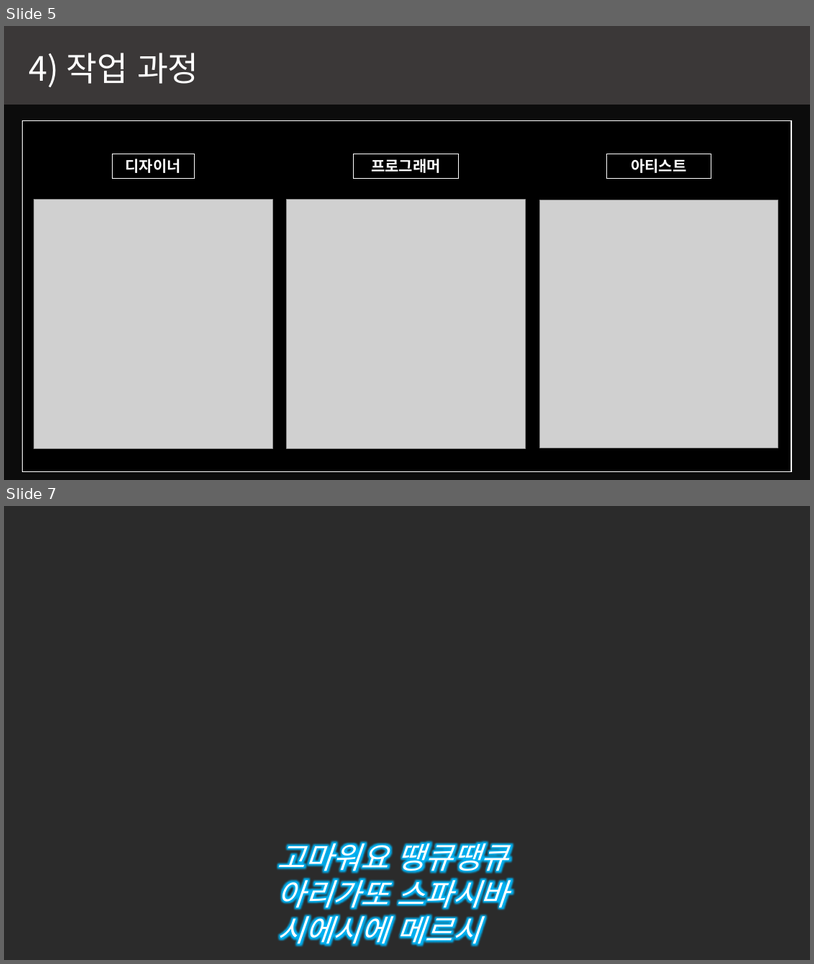
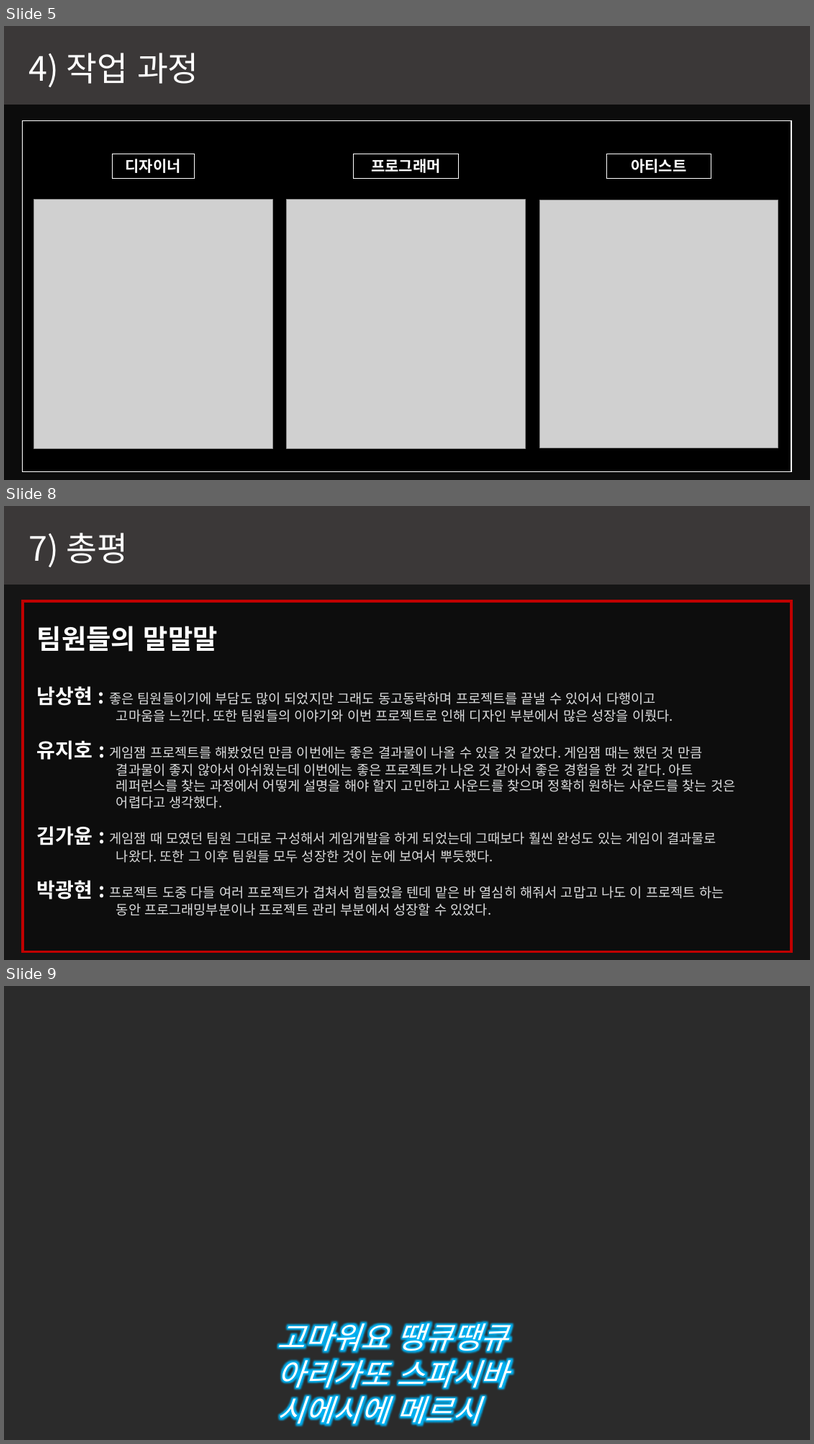
Before and after one commit to kjpark102312/Jagu_Agis, a slide deck: Presentation/AGIS 발표자료.pptx. Shown one above the other, each under a label of ours: slides 5 and 7 before the commit, slides 5, 8 and 9 after it; the slides between them are not shown. The pictures are 814x964 and 814x1444 pixels, drawn with LibreOffice and Linux fonts; fonts in the diff are those of the drawing; grey boxes stand for pictures; background and template pictures are left out; a plain dark background stands for a picture behind light text. Boxes give left, top, right and bottom in pixels: in the first picture for what was removed or moved away, otherwise in the second. Text is boxed around its words. In the diff, an @@ line names an element or a change of style, - is before the commit and + after.

```diff
--- a/Presentation/AGIS 발표자료.pptx
+++ b/Presentation/AGIS 발표자료.pptx
@@ slide 8 added at (x1=4, y1=506, x2=810, y2=960), background picture (left out) @@
@@ rectangle added at (x1=4, y1=506, x2=810, y2=960), fill #000000 at 50% opacity @@
@@ rectangle added at (x1=4, y1=506, x2=810, y2=584), fill #3B3838 @@
@@ text added at (x1=28, y1=533, x2=128, y2=567), 40 pt, text #FFFFFF @@
+7) 총평
@@ rectangle added at (x1=23, y1=601, x2=792, y2=951), fill #0D0D0D, outline #C00000 3 pt @@
@@ text added at (x1=37, y1=626, x2=218, y2=651), 32 pt, text #FFFFFF, bold @@
+팀원들의 말말말
@@ text added at (x1=37, y1=686, x2=674, y2=722), 16 pt, text #DCDDDE @@
+남상현 : 좋은 팀원들이기에 부담도 많이 되었지만 그래도 동고동락하며 프로젝트를 끝낼 수 있어서 다행이고
+고마움을 느낀다. 또한 팀원들의 이야기와 이번 프로젝트로 인해 디자인 부분에서 많은 성장을 이뤘다.
@@ text added at (x1=37, y1=740, x2=736, y2=808), 16 pt, text #DCDDDE @@
+유지호 : 게임잼 프로젝트를 해봤었던 만큼 이번에는 좋은 결과물이 나올 수 있을 것 같았다. 게임잼 때는 했던 것 만큼
+결과물이 좋지 않아서 아쉬웠는데 이번에는 좋은 프로젝트가 나온 것 같아서 좋은 경험을 한 것 같다. 아트
+레퍼런스를 찾는 과정에서 어떻게 설명을 해야 할지 고민하고 사운드를 찾으며 정확히 원하는 사운드를 찾는 것은
+어렵다고 생각했다.
@@ text added at (x1=37, y1=826, x2=717, y2=862), 16 pt, text #D9D9D9 @@
+김가윤 : 게임잼 때 모였던 팀원 그대로 구성해서 게임개발을 하게 되었는데 그때보다 훨씬 완성도 있는 게임이 결과물로
+나왔다. 또한 그 이후 팀원들 모두 성장한 것이 눈에 보여서 뿌듯했다.
@@ text added at (x1=37, y1=880, x2=724, y2=916), 16 pt, text #DCDDDE @@
+박광현 : 프로젝트 도중 다들 여러 프로젝트가 겹쳐서 힘들었을 텐데 맡은 바 열심히 해줘서 고맙고 나도 이 프로젝트 하는
+동안 프로그래밍부분이나 프로젝트 관리 부분에서 성장할 수 있었다.
@@ what was slide 7 is now slide 9 @@
```
Also in this commit, not shown: 1 slide changed, 1 other slide added, 1 other file.
